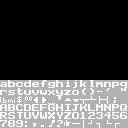
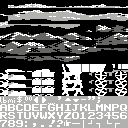
Two versions of the same layered image (128×128). Layer-by-layer changes:
showed "horizon-mountains" over [0, 24, 128, 62]
showed "horizon-plains" over [0, 3, 128, 32]
showed "wagon" over [0, 64, 128, 96]
painted on "text" over [80, 88, 128, 104]
